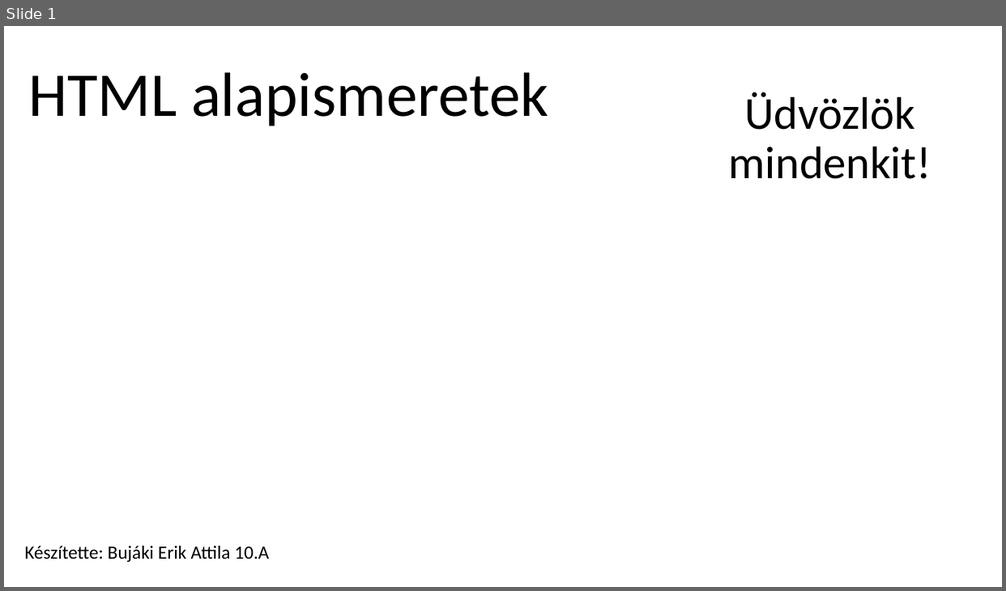
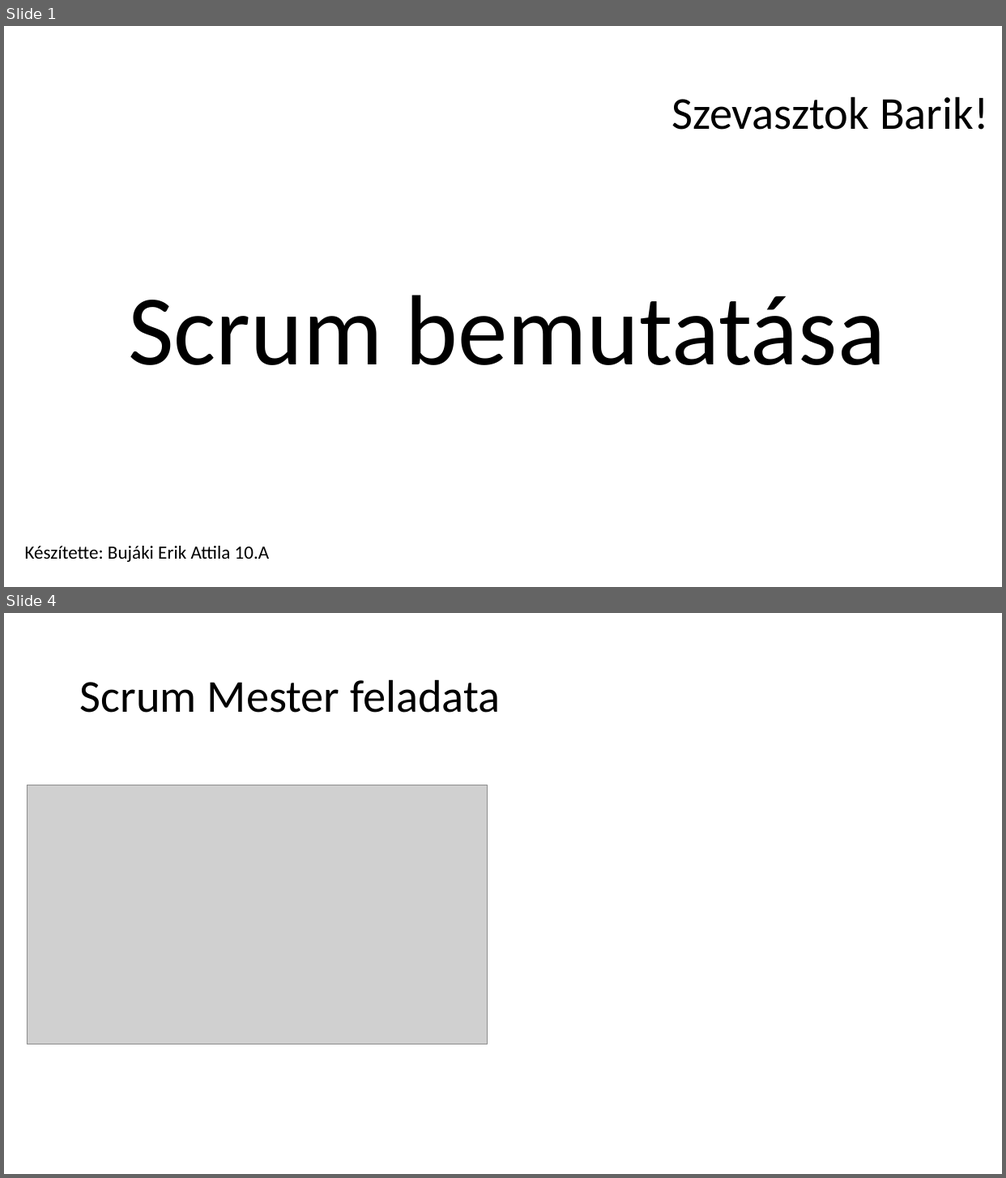
Before and after one commit to MrErik402/PPT, a slide deck: IKT Projekt feladat.pptx. Shown one above the other, each under a label of ours: slide 1 before the commit, slides 1 and 4 after it; the slides between them are not shown. The pictures are 1006x591 and 1006x1178 pixels, drawn with LibreOffice and Linux fonts; fonts in the diff are those of the drawing; grey boxes stand for pictures. Boxes give left, top, right and bottom in pixels: in the first picture for what was removed or moved away, otherwise in the second. Text is boxed around its words. In the diff, an @@ line names an element or a change of style, - is before the commit and + after.

Commit message:
IKT projekt feladat e'kezdése

```diff
--- a/IKT Projekt feladat.pptx
+++ b/IKT Projekt feladat.pptx
@@ slide 4 added at <box>4,613,1002,1174</box>, background #FFFFFF @@
@@ title added at <box>80,679,500,713</box>, 44 pt, text #000000 @@
+Scrum Mester feladata
@@ picture added at <box>27,786,488,1044</box> @@
@@ slide 1 changed as well @@
@@ title removed at <box>28,72,548,126</box> @@
-HTML alapismeretek
@@ subtitle at <box>671,96,988,130</box>: text changed @@
-Üdvözlök mindenkit!
+Szevasztok Barik!
@@ title added at <box>128,295,885,365</box>, 96 pt, text #000000 @@
+Scrum bemutatása
```
Also in this commit, not shown: 8 other slides added, 1 slide removed.
